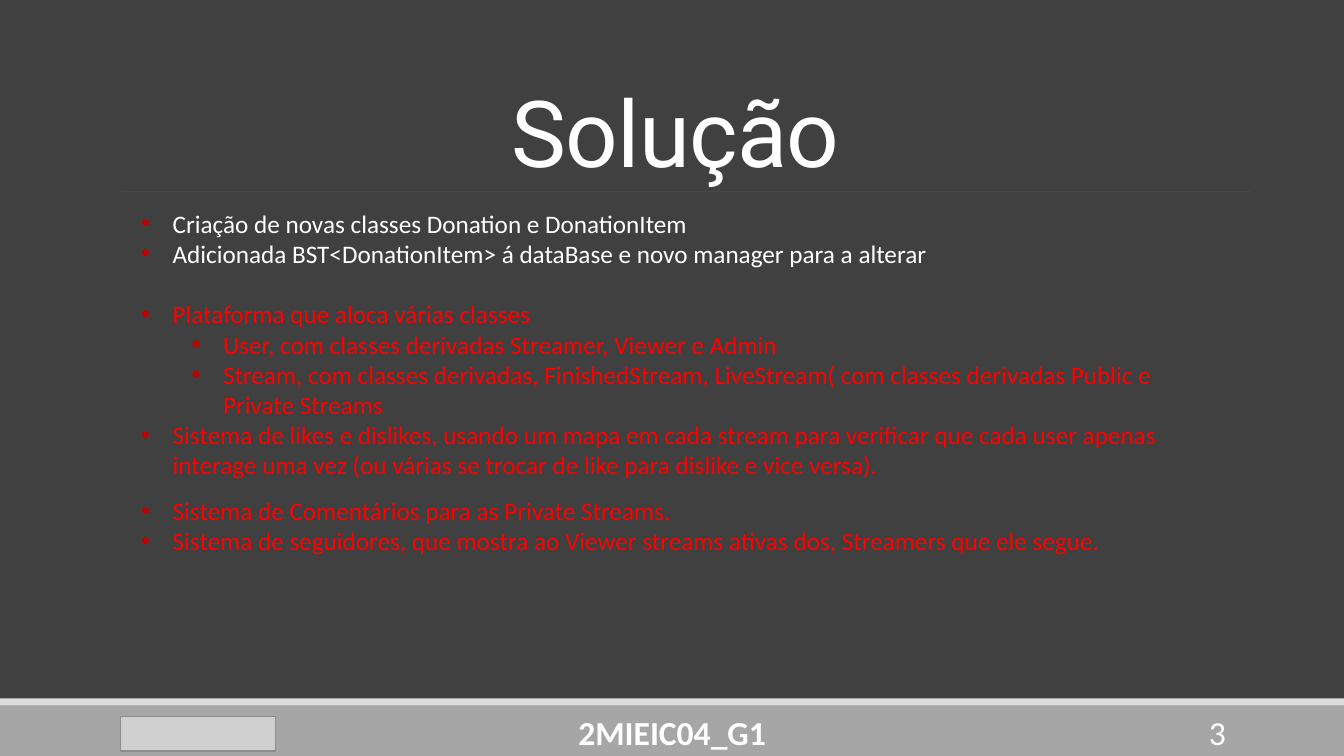
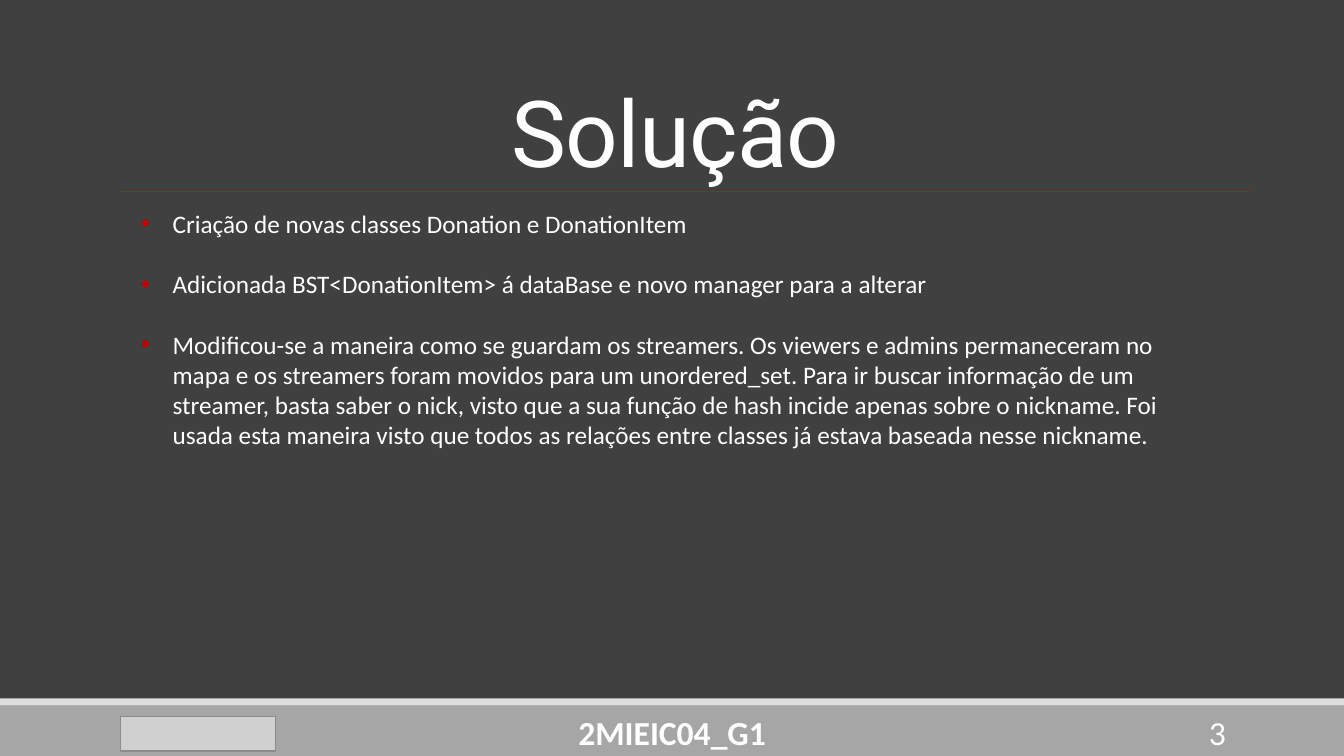
Before and after one commit to DoStini/FEUP-AEDA-proj, a slide deck: slide 3 of StreamZ__P2.pptx. Drawn at 1344x756 pixels with LibreOffice and Linux fonts; fonts in the diff are those of the drawing; grey boxes stand for pictures. Boxes give left, top, right and bottom in pixels: in the first picture for what was removed or moved away, otherwise in the second. Text is boxed around its words. In the diff, an @@ line names an element or a change of style, - is before the commit and + after.

```diff
--- a/StreamZ__P2.pptx
+++ b/StreamZ__P2.pptx
@@ text at (173,336,1156,449): text changed; text colour #FF0000 to #FFFFFF @@
-• Plataforma que aloca várias classes
-  • User, com classes derivadas Streamer, Viewer e Admin
-  • Stream, com classes derivadas, FinishedStream, LiveStream( com classes derivadas Public e Private Streams
-• Sistema de likes e dislikes, usando um mapa em cada stream para verificar que cada user apenas interage uma vez (ou várias se trocar de like para dislike e vice versa).
-• Sistema de Comentários para as Private Streams.
-• Sistema de seguidores, que mostra ao Viewer streams ativas dos, Streamers que ele segue.
+• Modificou-se a maneira como se guardam os streamers. Os viewers e admins permaneceram no mapa e os streamers foram movidos para um unordered_set. Para ir buscar informação de um streamer, basta saber o nick, visto que a sua função de hash incide apenas sobre o nickname. Foi usada esta maneira visto que todos as relações entre classes já estava baseada nesse nickname.
```
Also in this commit, not shown: 4 other slides changed, 1 slide removed.
